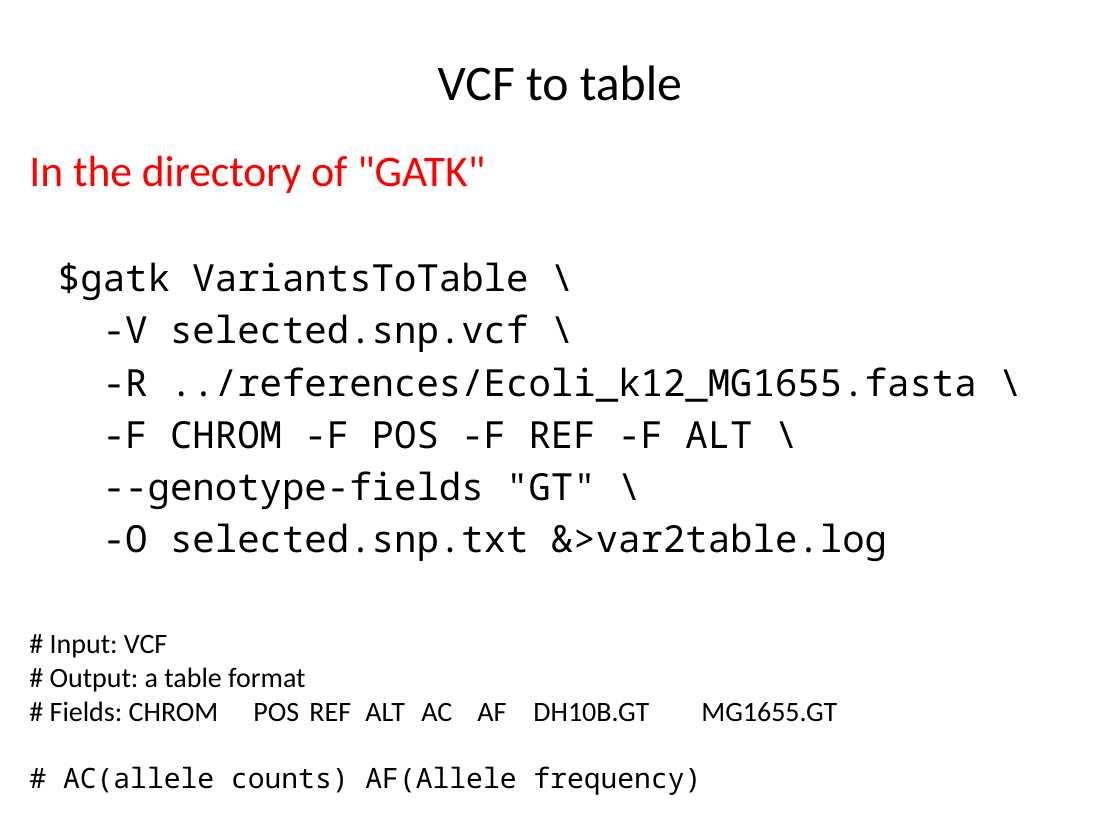
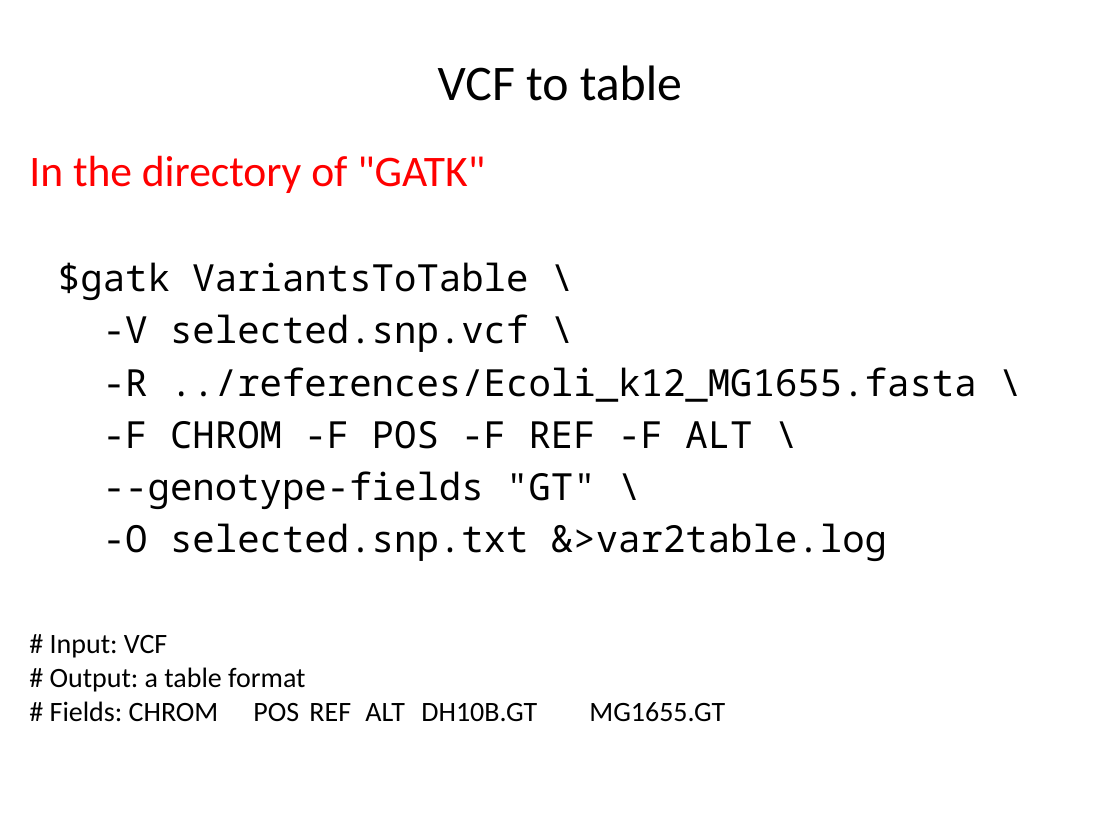
Before and after one commit to liu3zhenlab/teaching, a slide deck: slide 13 of PLPTH813Bioinformatis/2021/labs/lab06_variants.pptx (slide 12 before the commit). Drawn at 1120x840 pixels with LibreOffice and Linux fonts; fonts in the diff are those of the drawing. Boxes give left, top, right and bottom in pixels: in the first picture for what was removed or moved away, otherwise in the second. Text is boxed around its words. In the diff, an @@ line names an element or a change of style, - is before the commit and + after.

```diff
--- a/PLPTH813Bioinformatis/2021/labs/lab06_variants.pptx
+++ b/PLPTH813Bioinformatis/2021/labs/lab06_variants.pptx
@@ text at <box>50,701,725,722</box>: text changed @@
-# Fields: CHROM POS REF ALT AC AF DH10B.GT MG1655.GT
-# AC(allele counts) AF(Allele frequency)
+# Fields: CHROM POS REF ALT DH10B.GT MG1655.GT
```
Also in this commit, not shown: 3 other slides changed, 2 slides added, 3 other files.
